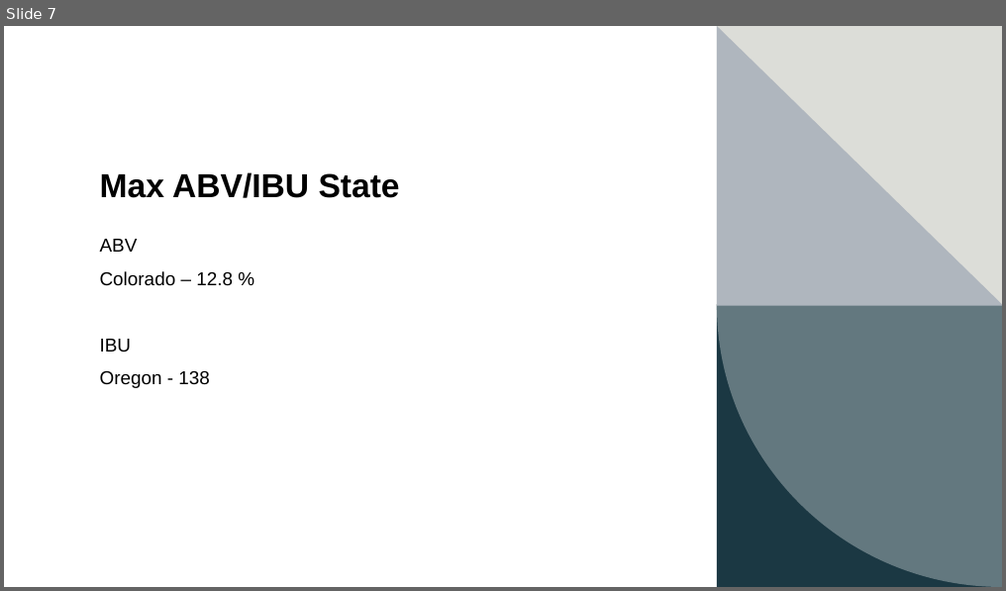
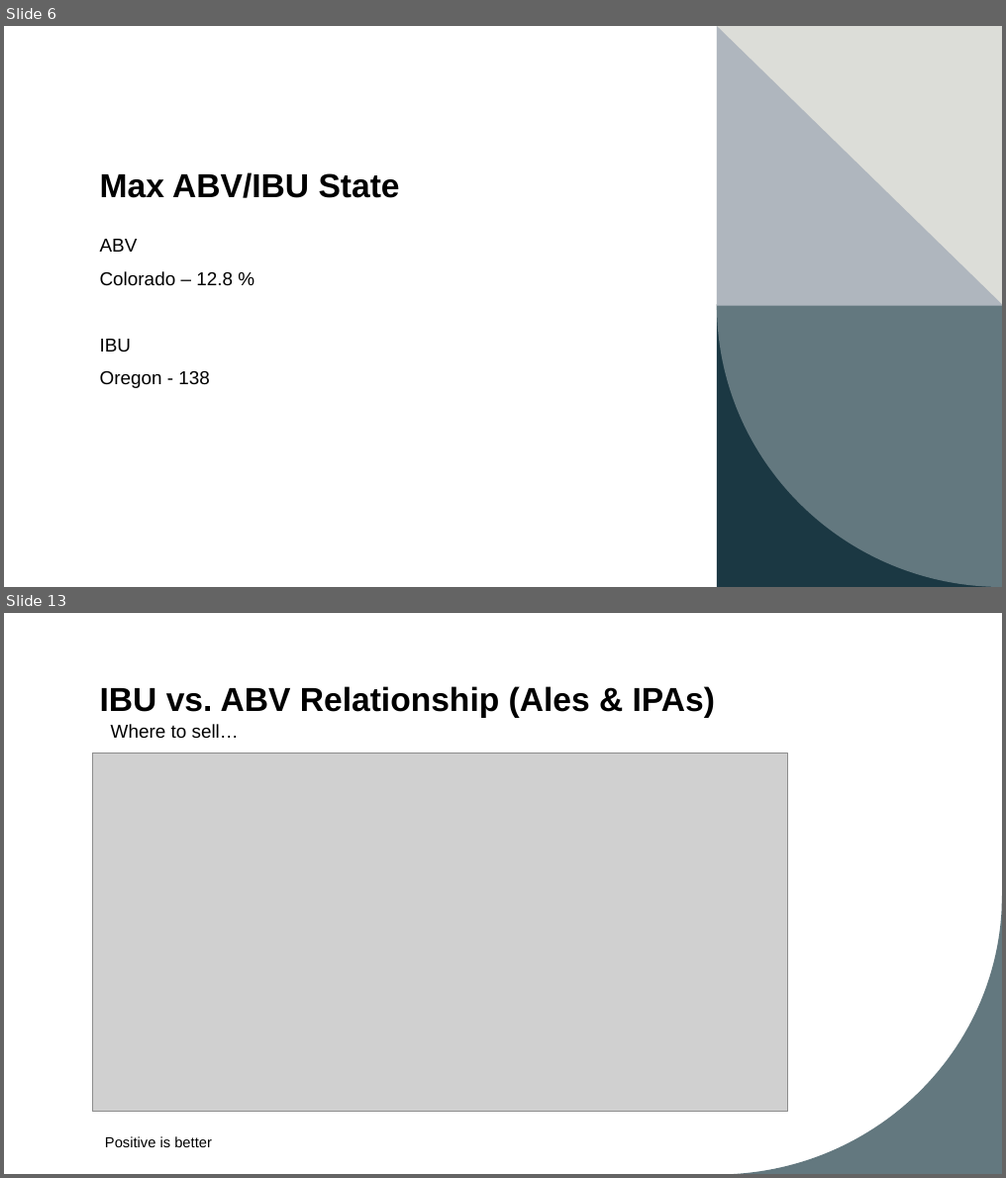
Before and after one commit to cdholmes11/DDS-Project-1, a slide deck: DDS_Project_1_Presentation_Dane.pptx. Shown one above the other, each under a label of ours: slide 7 before the commit, slides 6 and 13 after it; the slides between them are not shown. The pictures are 1006x591 and 1006x1178 pixels, drawn with LibreOffice and Linux fonts; fonts in the diff are those of the drawing; grey boxes stand for pictures. Boxes give left, top, right and bottom in pixels: in the first picture for what was removed or moved away, otherwise in the second. Text is boxed around its words. In the diff, an @@ line names an element or a change of style, - is before the commit and + after.

```diff
--- a/DDS_Project_1_Presentation_Dane.pptx
+++ b/DDS_Project_1_Presentation_Dane.pptx
@@ slide 13 added at (x1=4, y1=613, x2=1002, y2=1174), background #FFFFFF; not listed: 1 template element that a slide beside it also shows @@
@@ title added at (x1=100, y1=686, x2=715, y2=718), 32 pt, text #000000, bold @@
+IBU vs. ABV Relationship (Ales & IPAs)
@@ text added at (x1=111, y1=724, x2=239, y2=739), 18 pt, text #000000 @@
+Where to sell…
@@ picture added at (x1=92, y1=753, x2=788, y2=1112) @@
@@ text added at (x1=105, y1=1137, x2=212, y2=1148), 14 pt, text #000000 @@
+Positive is better
@@ what was slide 7 is now slide 6 @@
```
Also in this commit, not shown: 8 slides changed, 5 other slides added, 4 slides removed, 1 other file.
